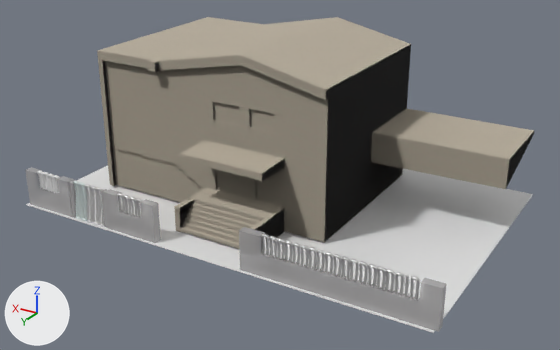
One commit to the Blender file school (school's Madness).blend: the scene before it, then after it.
One viewpoint serves both versions: a camera (50 mm lens) standing at (-218.0, 205.0, 144.0) and looking at (-65.0, -50.0, 16.0). The axes (+X, +Y, +Z) are drawn at lower left. The lights are the same throughout.

In view in the first picture: 'Base', 'Cubo', 'Cubo.001', 'Cubo.003', 'Cubo.004'.
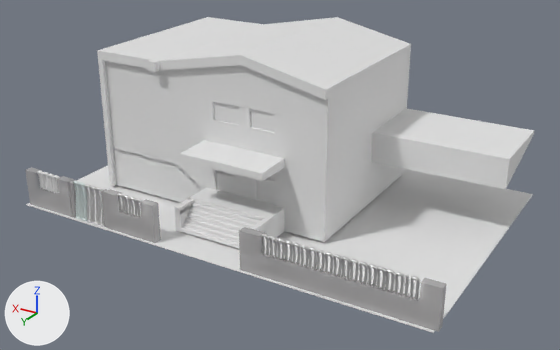
Pixel boxes (x1, y1, x2, y2) of what changed, in the pictures (560 x 350 px):
'Cubo', surface changed: (97, 17, 534, 249) in both

The change, as a diff of the scene's bpy script:
```diff
--- a/school (school's Madness).blend.py
+++ b/school (school's Madness).blend.py
@@ mat_global @@
 _N = mat_global.node_tree.nodes; _L = mat_global.node_tree.links
-n0 = _N.new('ShaderNodeBsdfPrincipled'); n0.name = 'Principled BSDF'
-n0.inputs[2].default_value = 1.0  # 'Roughness'
 n1 = _N.new('ShaderNodeOutputMaterial'); n1.name = 'Material Output'
@@ mat_global @@
 n2.image = img_height_png
-n3 = _N.new('ShaderNodeTexImage'); n3.name = 'Image Texture.001'
-n3.image = img_albedo_png
-n3.interpolation = 'Smart'
-n3.projection_blend = 0.468
-n4 = _N.new('ShaderNodeTexImage'); n4.name = 'Image Texture.002'
-n4.image = img_normal_png
 n5 = _N.new('ShaderNodeTexCoord'); n5.name = 'Texture Coordinate'
@@ mat_global @@
 n6 = _N.new('ShaderNodeMapping'); n6.name = 'Mapping'
 n9 = _N.new('ShaderNodeAttribute'); n9.name = 'Attribute'
+n0 = _N.new('ShaderNodeBsdfPrincipled'); n0.name = 'Principled BSDF'
 _L.new(n0.outputs[0], n1.inputs[0])  # 'BSDF' to 'Surface'
 _L.new(n5.outputs[3], n6.inputs[0])  # 'Object' to 'Vector'
-_L.new(n6.outputs[0], n3.inputs[0])  # 'Vector' to 'Vector'
-_L.new(n6.outputs[0], n4.inputs[0])  # 'Vector' to 'Vector'
 _L.new(n6.outputs[0], n2.inputs[0])  # 'Vector' to 'Vector'
@@ mat_global @@
 _L.new(n2.outputs[0], n8.inputs[0])  # 'Color' to 'Height'
-_L.new(n3.outputs[0], n0.inputs[0])  # 'Color' to 'Base Color'
 _L.new(n9.outputs[1], n8.inputs[3])  # 'Vector' to 'Normal'
-_L.new(n4.outputs[0], n0.inputs[5])  # 'Color' to 'Normal'
```
